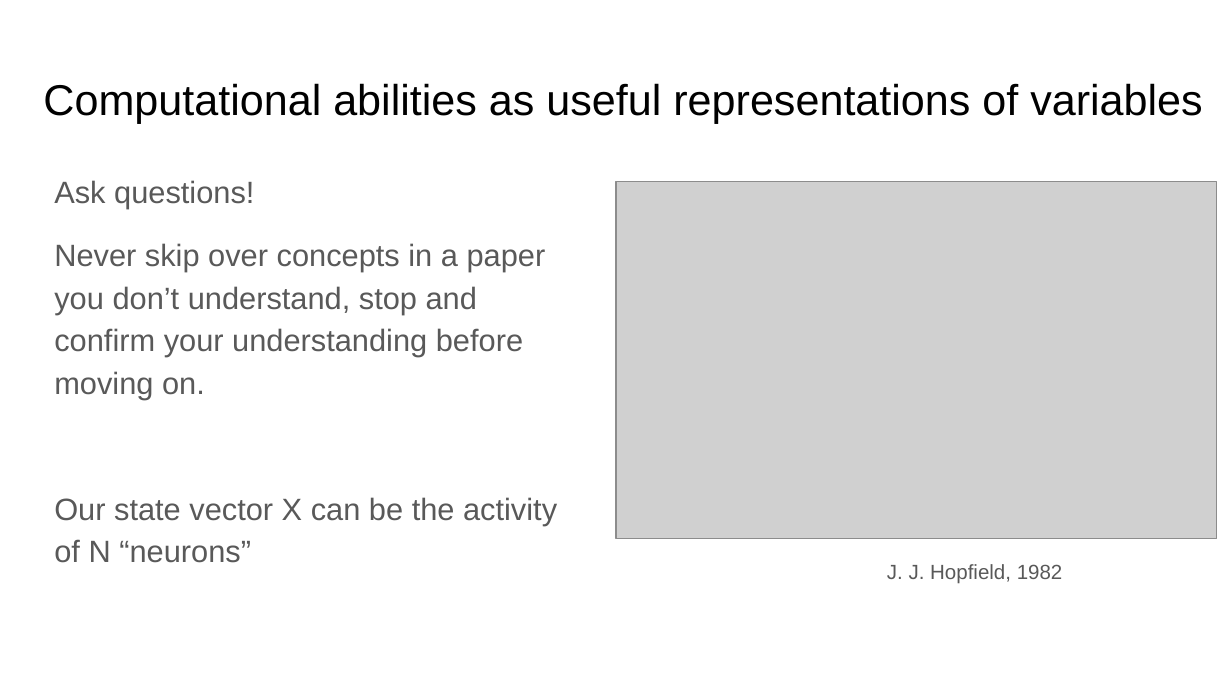
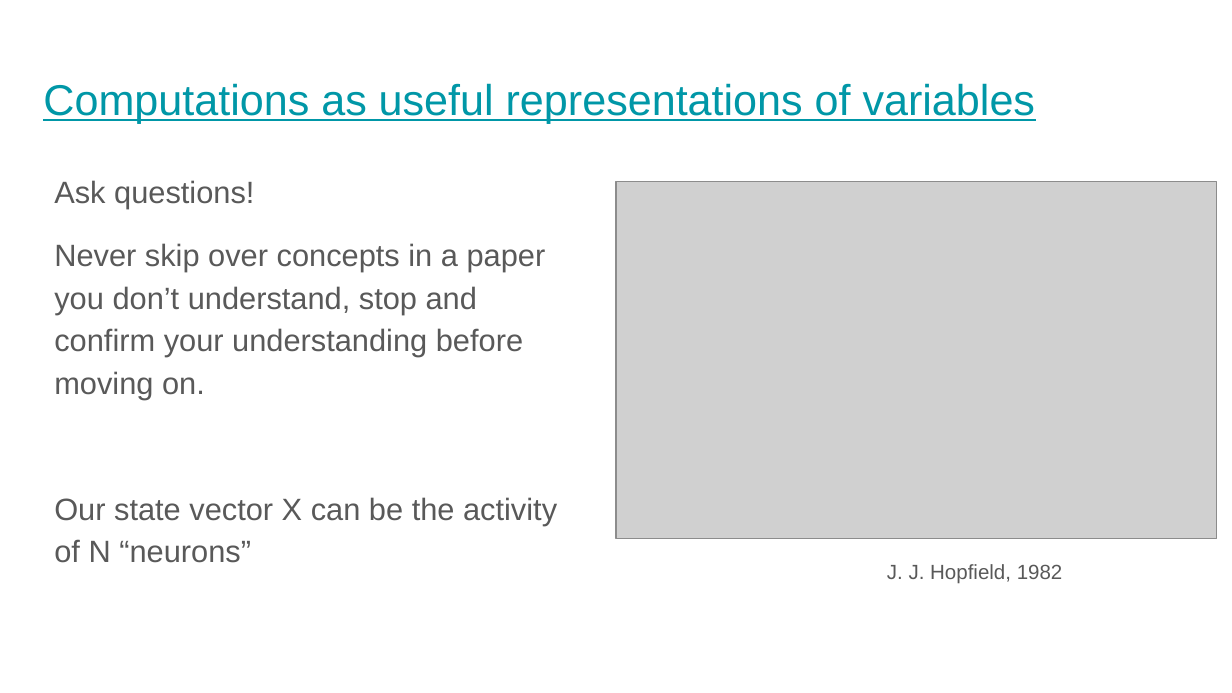
Before and after one commit to jeremyschroeter/pni-courses, a slide deck: slide 4 of PNIBootcamp2025/Week 2/friday/networks.pptx. Drawn at 1232x693 pixels with LibreOffice and Linux fonts; fonts in the diff are those of the drawing; grey boxes stand for pictures. Boxes give left, top, right and bottom in pixels: in the first picture for what was removed or moved away, otherwise in the second. Text is boxed around its words. In the diff, an @@ line names an element or a change of style, - is before the commit and + after.

```diff
--- a/PNIBootcamp2025/Week 2/friday/networks.pptx
+++ b/PNIBootcamp2025/Week 2/friday/networks.pptx
@@ title at (x1=43, y1=83, x2=1036, y2=123): text changed; text colour #000000 to #0097A7 @@
-Computational abilities as useful representations of variables
+Computations as useful representations of variables
```
Also in this commit, not shown: 5 other slides changed, 4 other files.
